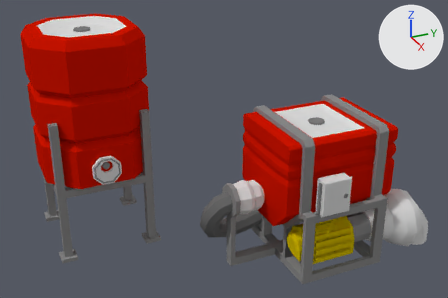
Before and after pictures for a commit that changed the Blender file crops/farm/bricks/tanksnstuff.blend.
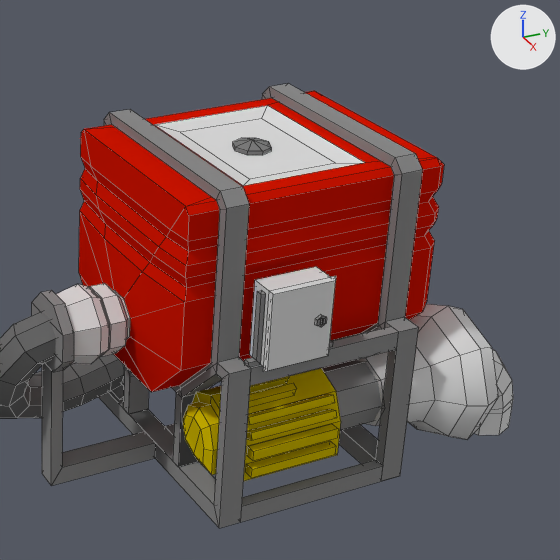
There are two pictures of each version: one whole from a camera (50 mm lens) standing at (23.63, -9.89, 18.17) and looking at (-2.54, 1.89, 5.09), one close up on the part from 47% to 100% of the width and 20% to 100% of the height. Arrows for +X, +Y and +Z are at upper right; the lights stay in place. The close-ups show mesh edges as thin lines. Objects named as collision shapes, trigger or cutter boxes, shadow casters or lower levels of detail are left out.

The older version as bpy lines, for what is in view:
```python
me_cube_003 = bpy.data.meshes.new('Cube.003')
me_cube_003.from_pydata(...)  # 424 vertices, 356 faces; spans x -3.0..3.0, y -4.93..1.94, z -3.8..3.41
# faces by material slot: [80, 188, 69, 19]
me_cube_003.materials.append(mat_blank)  # red #ce1400
me_cube_003.materials.append(mat_gray25)  # grey #898989
me_cube_003.materials.append(mat_grey)  # light grey #dadada
me_cube_003.materials.append(mat_black)  # grey #7c7c7c
me_cylinder_001 = bpy.data.meshes.new('Cylinder.001')
me_cylinder_001.from_pydata(...)  # 799 vertices, 644 faces, 1 loose edge; spans x -0.7..4.67, y -3.0..3.61, z -2.68..9.11
# faces by material slot: [149, 3, 75, 68, 108, 48, 1, 192]
me_cylinder_001.materials.append(mat_grey_002)  # light grey #dadada
me_cylinder_001.materials.append(mat_black_2_001)  # black #000000
me_cylinder_001.materials.append(mat_gray25_002)  # grey #898989
me_cylinder_001.materials.append(mat_blank_003)  # yellow #ceb800
me_cylinder_001.materials.append(mat_gray25)  # grey #898989
me_cylinder_001.materials.append(mat_grey)  # light grey #dadada
me_cylinder_001.materials.append(mat_trueblack)  # black #000000
me_cylinder_001.materials.append(mat_blank_csub)  # dark grey #6c6c6c
ob_medtankpump = bpy.data.objects.new('medTankPump', me_cylinder_001)
ob_medtankpump.location = (0.0, 8.94, 4.67)
ob_medtankpump.rotation_euler = (1.571, 1.571, 0.0)  # degrees (90, 90, 0)
_m = ob_medtankpump.modifiers.new('EdgeSplit', 'EDGE_SPLIT')
_m.use_edge_angle = False
ob_medwatertank = bpy.data.objects.new('medWaterTank', me_cube_003)
ob_medwatertank.location = (0.0, 7.0, 3.8)
_m = ob_medwatertank.modifiers.new('EdgeSplit', 'EDGE_SPLIT')
_m.use_edge_angle = False
```
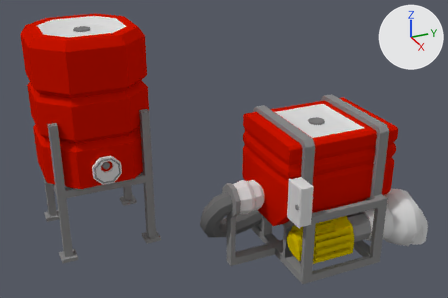
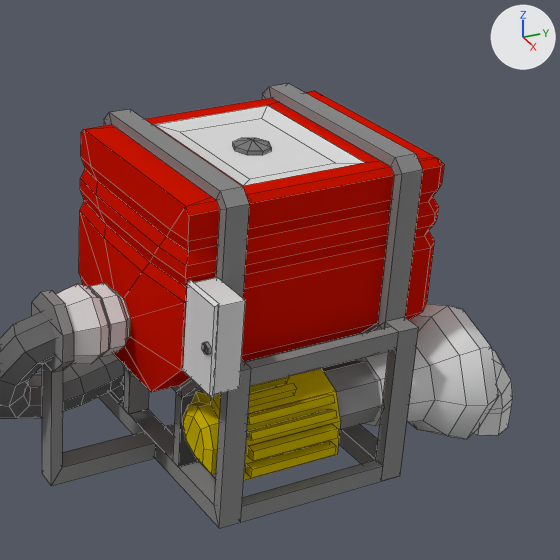
Commit message: Update medium tank pump

Boxes (x1, y1, x2, y2) around the edits, measured in the close-ups (560 x 560 px; the box of a moved part takes in the faces that stretch with it):
'medTankPump', reshaped
    before: (0, 267, 513, 527)
    after: (0, 278, 513, 527)
part 1 of me_cylinder_001, moved or reshaped
    before: (322, 360, 382, 430)
    after: (321, 360, 381, 430)
part 2 of me_cylinder_001, moved or reshaped
    both: (183, 368, 341, 481)
part 3 of me_cylinder_001, moved or reshaped
    before: (354, 304, 498, 440)
    after: (355, 304, 498, 439)
part 4 of me_cylinder_001, moved or reshaped
    before: (316, 315, 327, 327)
    after: (202, 342, 211, 355)
part 5 of me_cylinder_001, moved or reshaped
    before: (474, 349, 513, 435)
    after: (474, 350, 513, 435)
part 6 of me_cylinder_001, added
    after: (183, 278, 245, 399)
part 7 of me_cylinder_001, deleted
    before: (250, 267, 336, 372)
part 8 of me_cylinder_001, deleted
    before: (244, 290, 266, 367)

What changed in the scene script:
```text
Change me_cylinder_001:
    used by ob_medtankpump; location = (0.0, 8.94, 4.67); rotation_euler = (1.571, 1.571, 0.0), in degrees (90, 90, 0)
    remove me_cylinder_001.from_pydata(...)  # 799 vertices, 644 faces, 1 loose edge; spans x -0.7..4.67, y -3.0..3.61, z -2.68..9.11
    add me_cylinder_001.from_pydata(...)  # 787 vertices, 636 faces, 1 loose edge; spans x -0.84..4.67, y -3.0..3.6, z -2.67..9.11
    me_cylinder_001 part 1: the loose piece of 16 vertices spanning x 2.27..3.66, y 1.31..2.71, z 1.06..2.54 is moved by (0.0, -0.01, 0.0)
    me_cylinder_001 part 2: the loose piece of 40 vertices spanning x 2.14..3.79, y 1.18..2.84, z 2.54..5.58 is moved by (0.0, -0.01, 0.0)
    me_cylinder_001 part 3: the loose piece of 69 vertices spanning x 1.37..4.56, y 0.21..3.61, z -1.25..1.41 is moved by (0.0, -0.01, 0.0)
    me_cylinder_001 part 4: the loose piece of 20 vertices spanning x 0.05..0.33, y 3.18..3.24, z 3.43..3.67 is turned 90 degrees about the x axis through its middle, then moved by (0.0, 0.01, 2.58)
    me_cylinder_001 part 5: the loose piece of 56 vertices spanning x 2.36..4.67, y 1.4..2.62, z -2.68..-1.07 is moved by (0.0, -0.01, 0.01)
    me_cylinder_001 part 6: a new loose piece of 16 vertices spanning x -0.84..1.22, y 2.33..3.42, z 5.44..6.1, in mat_grey_002 (light grey #dadada)
    me_cylinder_001 part 7: the loose piece of 16 vertices spanning x -0.7..1.08, y 2.55..3.2, z 3.24..4.75 is deleted
    me_cylinder_001 part 8: the loose piece of 12 vertices spanning x -0.53..1.02, y 2.8..2.95, z 4.7..4.98 is deleted
```
